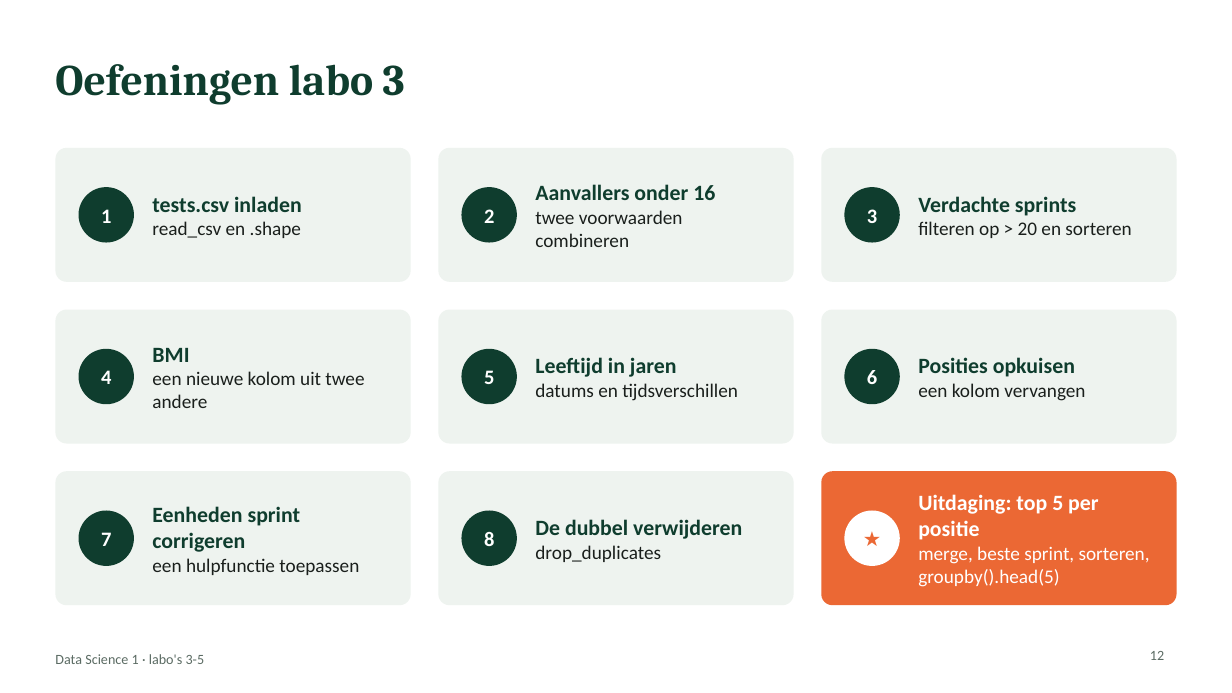
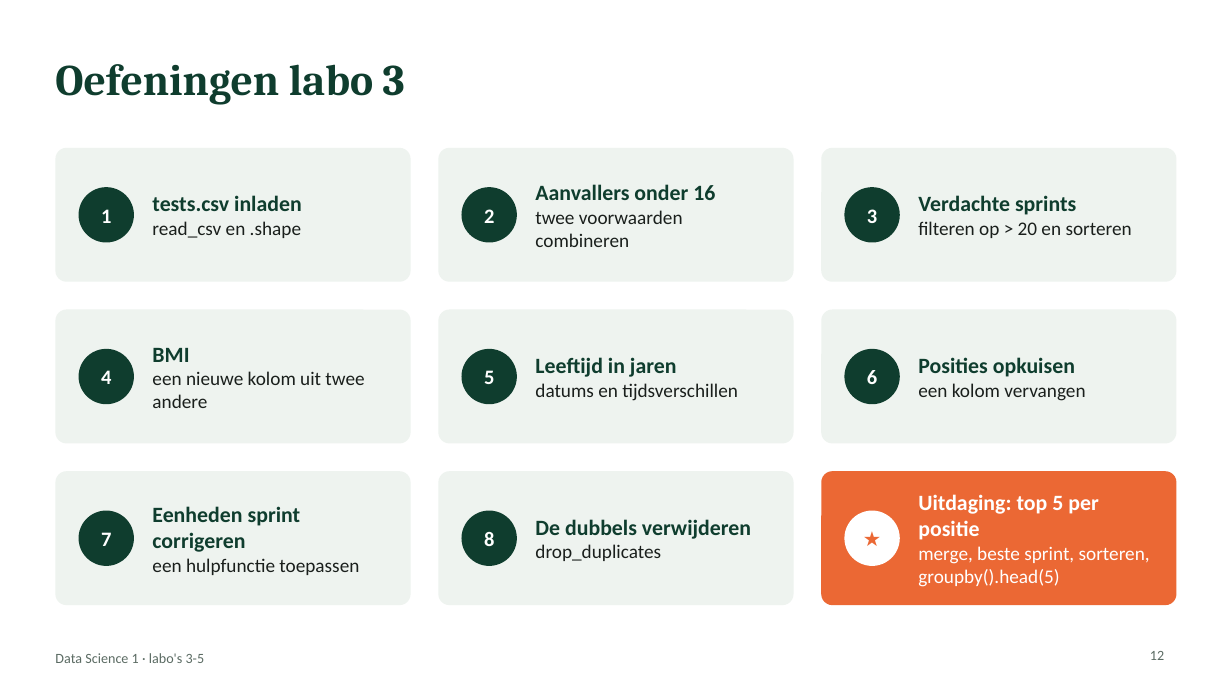
Before and after one commit to PACE-Ghent/Data-Science-1-2026, a slide deck: slide 12 of slides/labs_3-5.pptx. Drawn at 1232x693 pixels with LibreOffice and Linux fonts; fonts in the diff are those of the drawing. Boxes give left, top, right and bottom in pixels: in the first picture for what was removed or moved away, otherwise in the second. Text is boxed around its words. In the diff, an @@ line names an element or a change of style, - is before the commit and + after.

```diff
--- a/slides/labs_3-5.pptx
+++ b/slides/labs_3-5.pptx
@@ text at bbox=[535, 519, 751, 539]: text changed @@
-De dubbel verwijderen
+De dubbels verwijderen
```
Also in this commit, not shown: 7 other slides changed.
